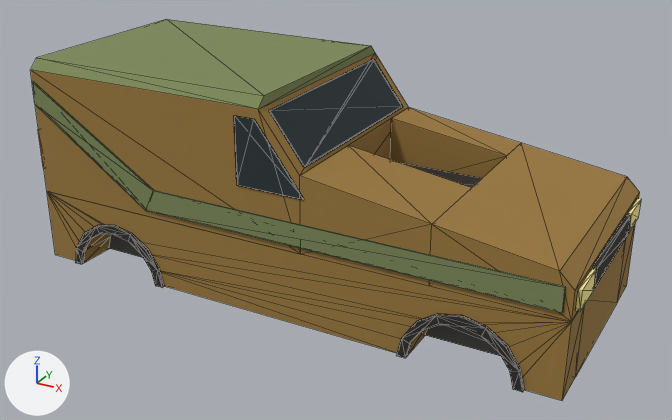
The glTF model public/models/base_van.glb as it was, and as the next commit left it.
Rendered twice from a 50 mm lens placed at (4.38, -7.86, 3.93), pointed at (0.11, -0.11, 0.05). Lighting does not change. The marker at lower left points along +X, +Y and +Z. The picture after the commit comes second. Mesh edges are drawn as thin lines. Vertices at exactly the same position are counted once.

The older version as bpy lines, for what is in view:
```python
me_skin_l = bpy.data.meshes.new('skin_l')
me_skin_l.from_pydata(...)  # 332 vertices, 692 faces; spans x -2.92..2.92, y -1.21..1.21, z -0.72..1.5
# faces by material slot: [248, 12, 296, 24, 52, 36, 24]
me_skin_l.materials.append(mat_paint)  # brown #9c7a3e
me_skin_l.materials.append(mat_metal)  # dark grey #5a5a58
me_skin_l.materials.append(mat_under)  # black #2e2a26
me_skin_l.materials.append(mat_light)  # yellow #fff0a0
me_skin_l.materials.append(mat_trim)  # green #7e8a5a
me_skin_l.materials.append(mat_glass)  # dark grey #2a3438
me_skin_l.materials.append(mat_red)  # red #e03020
ob_base_van = bpy.data.objects.new('base_van', me_skin_l)
ob_base_van.location = (0.0, 0.0, 0.0)
```
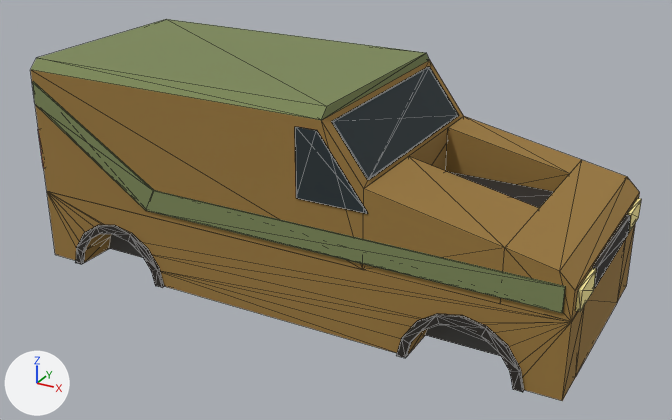
The change, as a diff of the scene's bpy script:
```diff
--- a/public/models/base_van.glb.py
+++ b/public/models/base_van.glb.py
@@ me_skin_l @@
 me_skin_l.from_pydata(...)  # 332 vertices, 692 faces; spans x -2.92..2.92, y -1.21..1.21, z -0.72..1.5
 # used by ob_base_van; location = (0.0, 0.0, 0.0)
+# me_skin_l part 1: the loose piece of 8 vertices spanning x 0.33..1.62, y -0.24..0.73, z 0.05..0.36 is moved by (0.65, 0.0, 0.0)
+# me_skin_l part 2: the loose piece of 8 vertices spanning x -0.06..0.31, y -1.05..1.05, z 0.88..1.36 is moved by (0.65, 0.0, 0.0)
+# me_skin_l part 3: the loose piece of 8 vertices spanning x -0.36..0.37, y -1.18..-1.17, z 0.62..1.3 is moved by (0.65, 0.0, 0.0)
+# me_skin_l part 4: all 4 vertices in x 1.62, y -1.17..1.17, z 0.65 are moved by (0.65, 0.0, -0.07)
+# me_skin_l part 5: 6 of the vertices in x -0.09..0.32, y -1.17..-0.24, z 0.05..1.5 are moved by (0.65, 0.0, 0.0)
+# me_skin_l part 6: 6 of the vertices in x -0.09..0.32, y 0.73..1.17, z 0.05..1.5 are moved by (0.65, 0.0, 0.0)
+# me_skin_l part 7: 2 of the vertices in x 1.62, y -1.17..-0.24, z 0.05 are moved by (0.65, 0.0, 0.0)
+# me_skin_l part 8: 2 of the vertices in x 1.62, y 0.73..1.17, z 0.05 are moved by (0.65, 0.0, 0.0)
 me_skin_l.materials.append(mat_paint)
```

What differs and where, as boxes [x1, y1, x2, y2] in the pictures (672 x 420 px; the box of a moved part takes in the faces that stretch with it):
part 1 of me_skin_l, moved or reshaped
    before: [398, 162, 482, 188]
    after: [447, 171, 554, 208]
part 2 of me_skin_l, moved or reshaped
    before: [269, 59, 403, 167]
    after: [331, 67, 459, 180]
part 3 of me_skin_l, moved or reshaped
    before: [234, 116, 304, 200]
    after: [295, 127, 368, 214]
part 4 of me_skin_l, moved or reshaped
    before: [300, 107, 627, 322]
    after: [363, 116, 627, 322]
part 5 of me_skin_l, moved or reshaped
    before: [31, 19, 301, 254]
    after: [31, 19, 364, 270]
part 6 of me_skin_l, moved or reshaped
    before: [167, 19, 408, 176]
    after: [167, 19, 464, 188]
part 7 of me_skin_l, moved or reshaped
    before: [301, 224, 571, 322]
    after: [365, 248, 571, 322]
part 8 of me_skin_l, moved or reshaped
    before: [448, 156, 506, 178]
    after: [517, 174, 569, 191]
